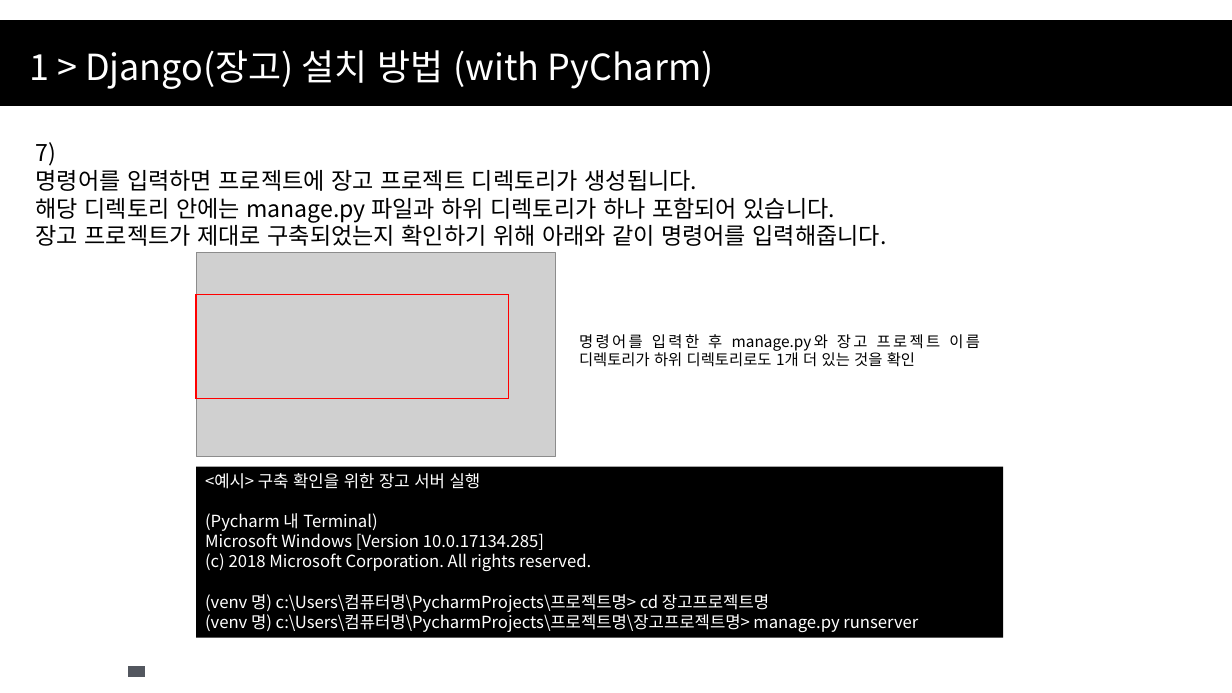
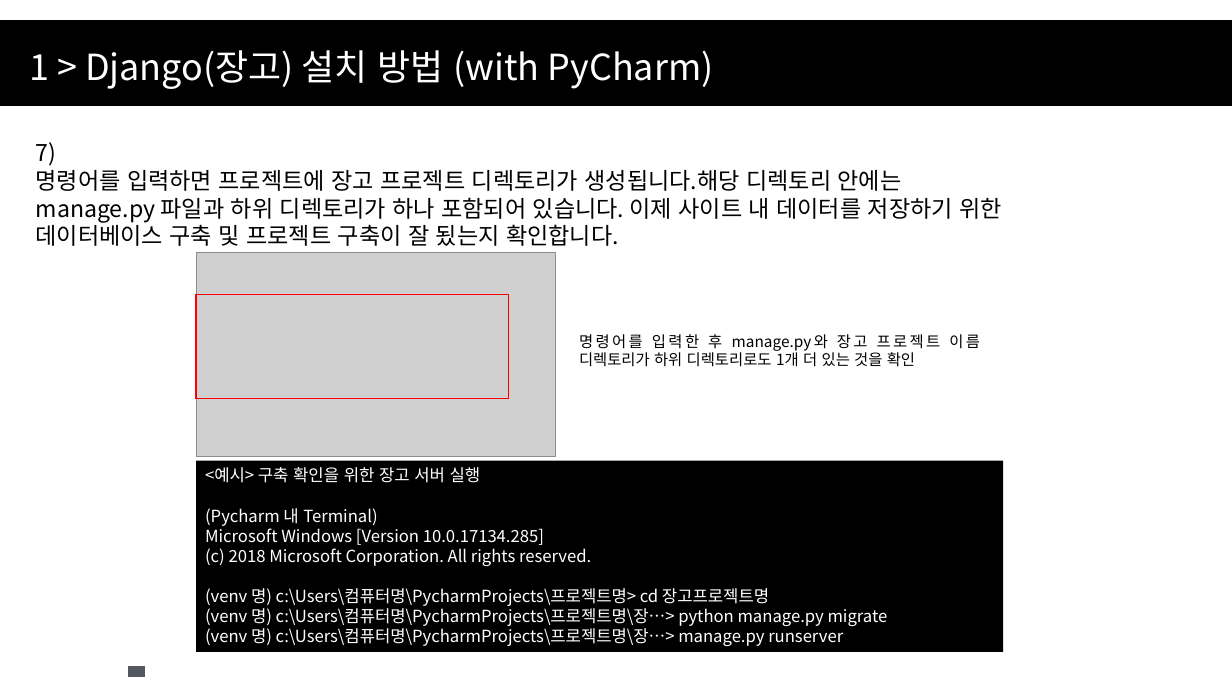
Before and after one commit to CPSSOpenSource/CPSS----, a slide deck: slide 13 of Python/Django & DS with Python 2주차.pptx. Drawn at 1232x693 pixels with LibreOffice and Linux fonts; fonts in the diff are those of the drawing; grey boxes stand for pictures; background and template pictures are left out. Boxes give left, top, right and bottom in pixels: in the first picture for what was removed or moved away, otherwise in the second. Text is boxed around its words. In the diff, an @@ line names an element or a change of style, - is before the commit and + after.

Commit message:
장고 기초 강의 2주 수정됨

```diff
--- a/Python/Django & DS with Python 2주차.pptx
+++ b/Python/Django & DS with Python 2주차.pptx
@@ text at (x1=36, y1=170, x2=1002, y2=246): text changed @@
-명령어를 입력하면 프로젝트에 장고 프로젝트 디렉토리가 생성됩니다.
-해당 디렉토리 안에는 manage.py 파일과 하위 디렉토리가 하나 포함되어 있습니다.
-장고 프로젝트가 제대로 구축되었는지 확인하기 위해 아래와 같이 명령어를 입력해줍니다.
+명령어를 입력하면 프로젝트에 장고 프로젝트 디렉토리가 생성됩니다.해당 디렉토리 안에는 manage.py 파일과 하위 디렉토리가 하나 포함되어 있습니다. 이제 사이트 내 데이터를 저장하기 위한 데이터베이스 구축 및 프로젝트 구축이 잘 됬는지 확인합니다.
@@ rectangle "<예시> 구축 확인을 위한 장고 ..." resized from (x1=196, y1=467, x2=1004, y2=638) to (x1=196, y1=461, x2=1004, y2=653) @@
@@ text in rectangle at (x1=205, y1=605, x2=888, y2=646): text changed @@
-(venv 명) c:\Users\컴퓨터명\PycharmProjects\프로젝트명\장고프로젝트명> manage.py runserver
+(venv 명) c:\Users\컴퓨터명\PycharmProjects\프로젝트명\장…> python manage.py migrate
+(venv 명) c:\Users\컴퓨터명\PycharmProjects\프로젝트명\장…> manage.py runserver
```
Also in this commit, not shown: 4 other slides changed, 11 slides added.
